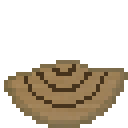
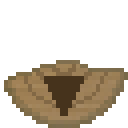
The second w=128, h=128 image is a revision of the first. Changes to its layers:
added layer "Layer 3" above "Layer 2" over box(44, 76, 84, 116)
painted on "Layer 2" over box(24, 64, 108, 108)
